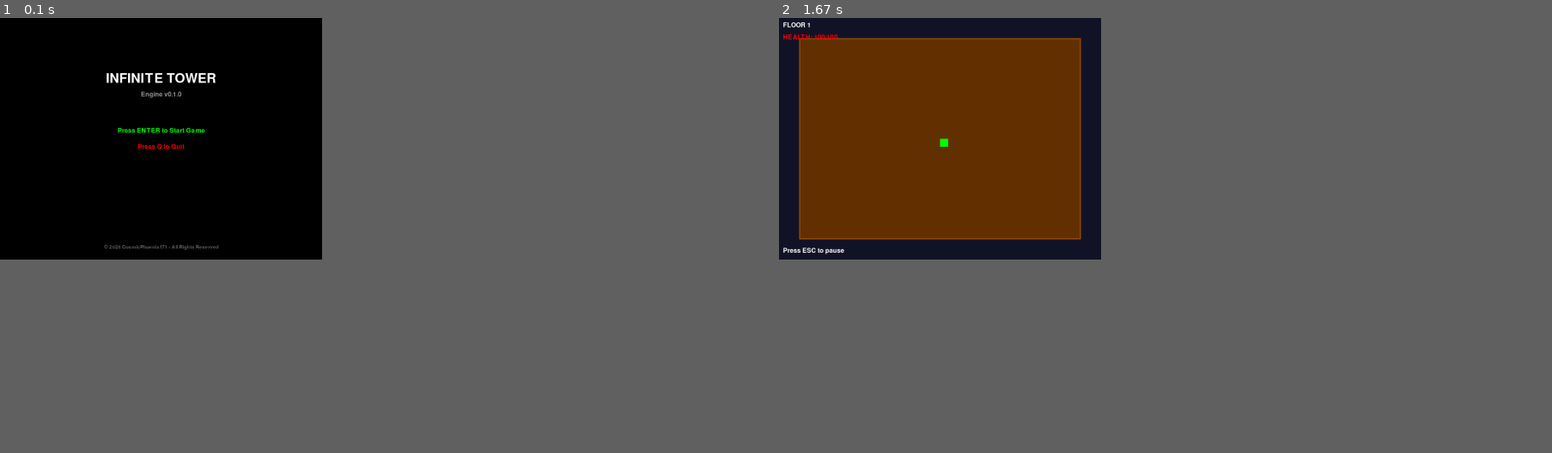
Above: before the commit, frames 1-2 (left to right).
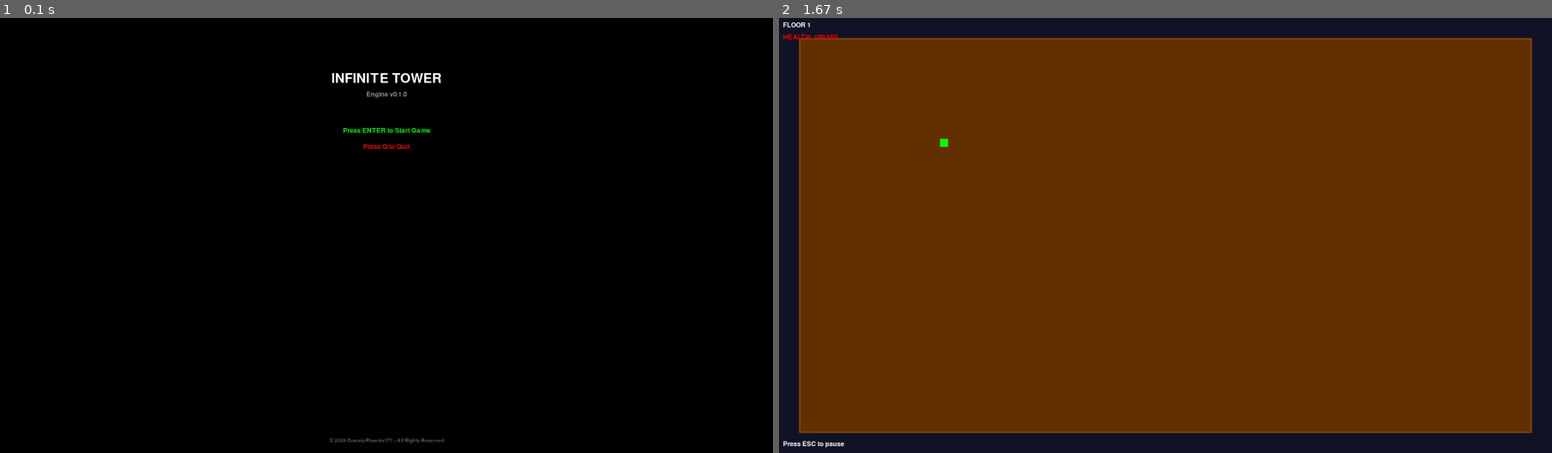
Above: after the commit, the same moments.

Repository: CosmicPhoenix171/Infinite-Tower
Game: pygame game, started from infinite-tower-engine/src/infinite_tower/main.py
Two runs of this game, one before a commit and one after it. Both use one fixed random seed, a clock stepped at 60 frames per second and the inputs below.
Inputs:
- Up to frame 1 (0.1 s): no input
- Up to frame 2 (1.67 s): tap Enter at 0.33 s
The window is 375x281 before the commit and 900x506 after it. Grey fills any space a smaller window leaves; there, only what the larger window draws over its background counts as a difference.

The runs differ from the first frame. In frame 1, 0.9% of the frame differs, in the area x 13-58%, y 12-98%; in frame 2, 14%, in the area x 0-100%, y 0-100%.

Commit message:
Update README and add convenience launcher; change screen resolution to 1920x1080

Diff:
--- a/infinite-tower-engine/demo_16bit_ui.py
+++ b/infinite-tower-engine/demo_16bit_ui.py
@@ -22,7 +22,7 @@
     pygame.init()
     # Start resizable; use SCALED for pixel-perfect scaling
     flags = pygame.SCALED | pygame.RESIZABLE
-    screen = pygame.display.set_mode((1280, 720), flags)
+    screen = pygame.display.set_mode((1920, 1080), flags)
     pygame.display.set_caption("Infinite Tower - 16-bit UI Demo")
     clock = pygame.time.Clock()
 
--- a/infinite-tower-engine/main.py
+++ b/infinite-tower-engine/main.py
@@ -48,7 +48,7 @@
     pygame.init()
     # Use resizable + scaled so canvas fills browser; 1280x720 starting size
     flags = pygame.SCALED | pygame.RESIZABLE
-    screen = pygame.display.set_mode((1280, 720), flags)
+    screen = pygame.display.set_mode((1920, 1080), flags)
     pygame.display.set_caption("Infinite Tower - Web Demo")
     clock = pygame.time.Clock()
 
--- /dev/null
+++ b/infinite-tower-engine/run_desktop_game.py
@@ -0,0 +1,18 @@
+"""
+Convenience launcher for the full desktop game.
+
+Runs the main game loop from src/infinite_tower/main.py using the shared engine code.
+"""
+import os
+import sys
+
+# Ensure the src directory is on the path
+HERE = os.path.dirname(os.path.abspath(__file__))
+SRC = os.path.join(HERE, "src")
+if SRC not in sys.path:
+    sys.path.insert(0, SRC)
+
+from infinite_tower.main import main
+
+if __name__ == "__main__":
+    main()
--- a/infinite-tower-engine/src/infinite_tower/config.py
+++ b/infinite-tower-engine/src/infinite_tower/config.py
@@ -11,8 +11,8 @@
 """
 
 # Display Settings
-SCREEN_WIDTH = 800
-SCREEN_HEIGHT = 600
+SCREEN_WIDTH = 1920
+SCREEN_HEIGHT = 1080
 FRAME_RATE = 60  # Renamed from FPS for clarity
 TITLE = "Infinite Tower Engine"
 FULLSCREEN = False
Not shown, changed: infinite-tower-engine/README.md
